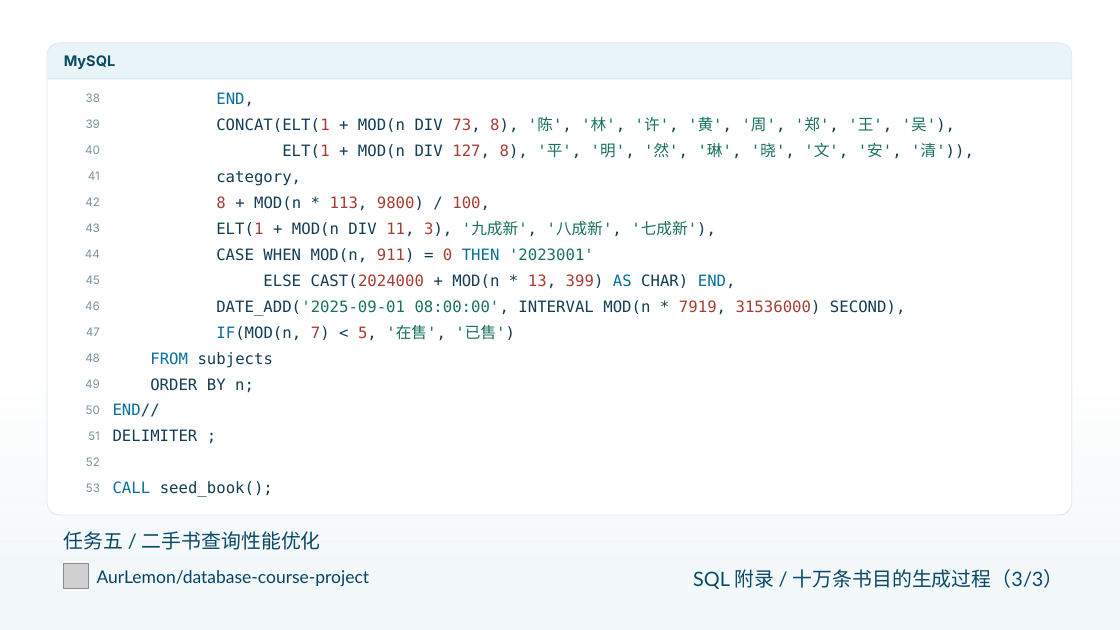
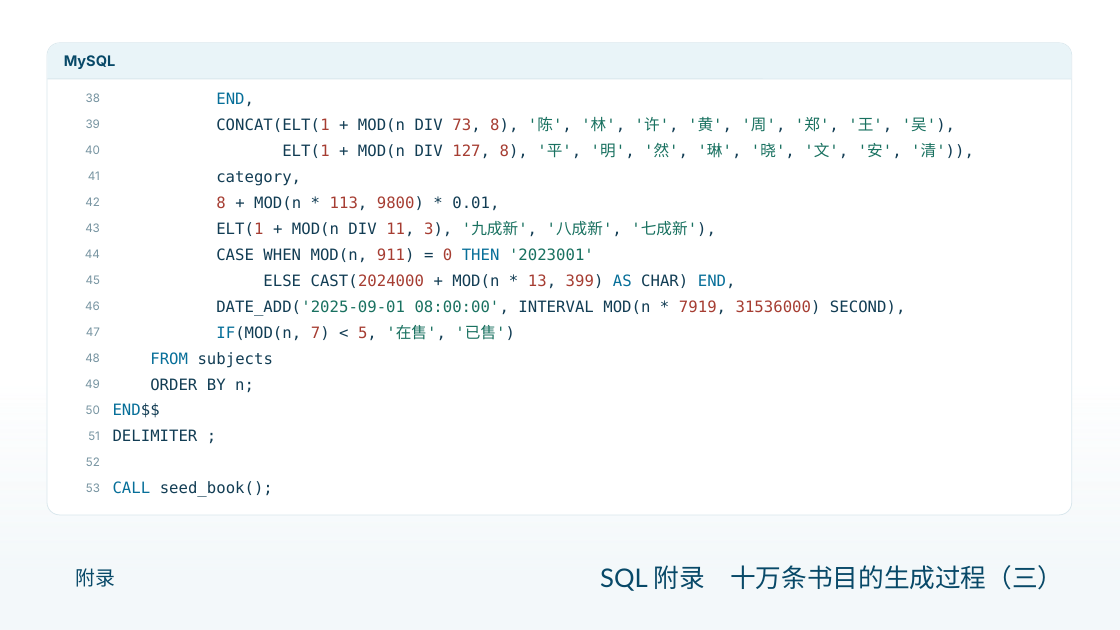
Before and after one commit to AurLemon/pageslip-demo, a slide deck: slide 13 of presentations/task-5-query-optimization.pptx. Drawn at 1120x630 pixels with LibreOffice and Linux fonts; fonts in the diff are those of the drawing; grey boxes stand for pictures. Boxes give left, top, right and bottom in pixels: in the first picture for what was removed or moved away, otherwise in the second. Text is boxed around its words. In the diff, an @@ line names an element or a change of style, - is before the commit and + after.

```diff
--- a/presentations/task-5-query-optimization.pptx
+++ b/presentations/task-5-query-optimization.pptx
@@ text at (216,196,499,211): text changed; text colour #A63D32 to #123D54 @@
-8 + MOD(n * 113, 9800) / 100,
+8 + MOD(n * 113, 9800) * 0.01,
@@ text at (113,403,160,418): text changed @@
-END//
+END$$
@@ picture removed at (64,564,88,588) @@
@@ text at (76,568,116,587): text changed @@
-任务五 / 二手书查询性能优化
+附录
@@ text at (600,565,1063,591): text changed; size 17 to 22 pt @@
-SQL 附录 / 十万条书目的生成过程（3/3）
+SQL 附录 十万条书目的生成过程（三）
@@ text removed at (97,570,370,586) @@
-AurLemon/database-course-project
```
Also in this commit, not shown: 17 other slides changed, 1 other file.
